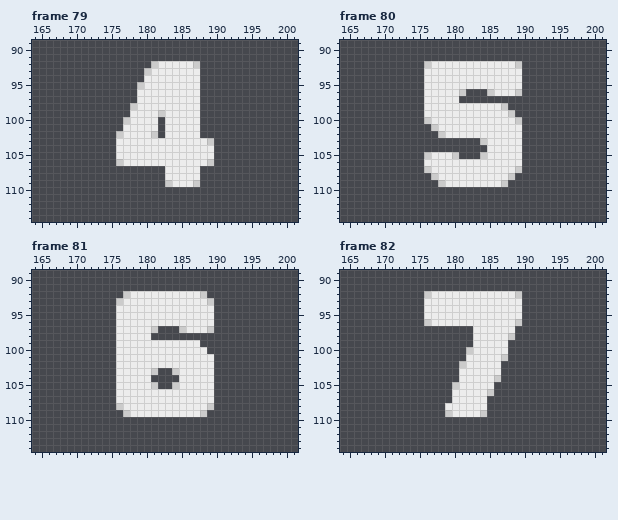
Edited in one commit: pixel-art file (assets/sylabulus/graphics/intface.aseprite). That is the earlier state.
379x209 pixels, 109 frames. Colours within 5 levels of each other are drawn and written as one. Shown: frame 79: x 164..201, y 89..114; frame 80: x 164..201, y 89..114; frame 81: x 164..201, y 89..114; frame 82: x 164..201, y 89..114. The commit also changed other frames, which this record leaves out.
New version:
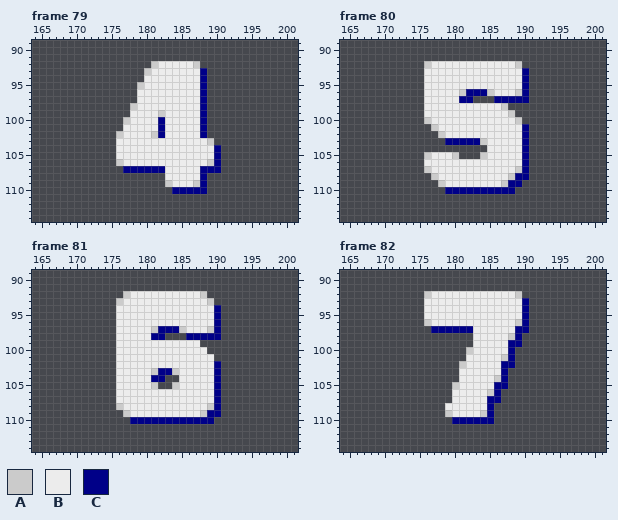
Palette (. is transparent): A #cbcbcb  B #ececec  C #000088
The edit:
Frame 79:
There is now colour C in rows 93 to 99 at x 188; in rows 100 to 102 at x 182 and 188; in rows 104 to 106 at x 190; in row 107 at x 177 to 182 and 188 to 190; in rows 108 to 109 at x 188; in row 110 at x 184 to 188.
Frame 80:
There is now colour C in rows 93 to 95 at x 190; in row 96 at x 182 to 184 and 190; in row 97 at x 181 to 182 and 186 to 190; in rows 101 to 102 at x 190; in row 103 at x 179 to 183 and 190; in rows 104 to 107 at x 190.
There is now colour C in row 108 at x 189 to 190; in row 109 at x 188 to 189; in row 110 at x 179 to 188.
Frame 81:
There is now colour C in rows 94 to 96 at x 190; in row 97 at x 182 to 184 and 190; in row 98 at x 181 to 182 and 186 to 190; in row 102 at x 190; in row 103 at x 182 to 183 and 190; in row 104 at x 181 to 182 and 190.
There is now colour C in rows 105 to 108 at x 190; in row 109 at x 189 to 190; in row 110 at x 178 to 189.
Frame 82:
There is now colour C in rows 93 to 96 at x 190; in row 97 at x 177 to 182 and 189 to 190; in row 98 at x 189; in row 99 at x 188 to 189; in rows 100 to 101 at x 188; in row 102 at x 187 to 188.
There is now colour C in rows 103 to 104 at x 187; in row 105 at x 186 to 187; in row 106 at x 186; in row 107 at x 185 to 186; in rows 108 to 109 at x 185; in row 110 at x 180 to 185.
